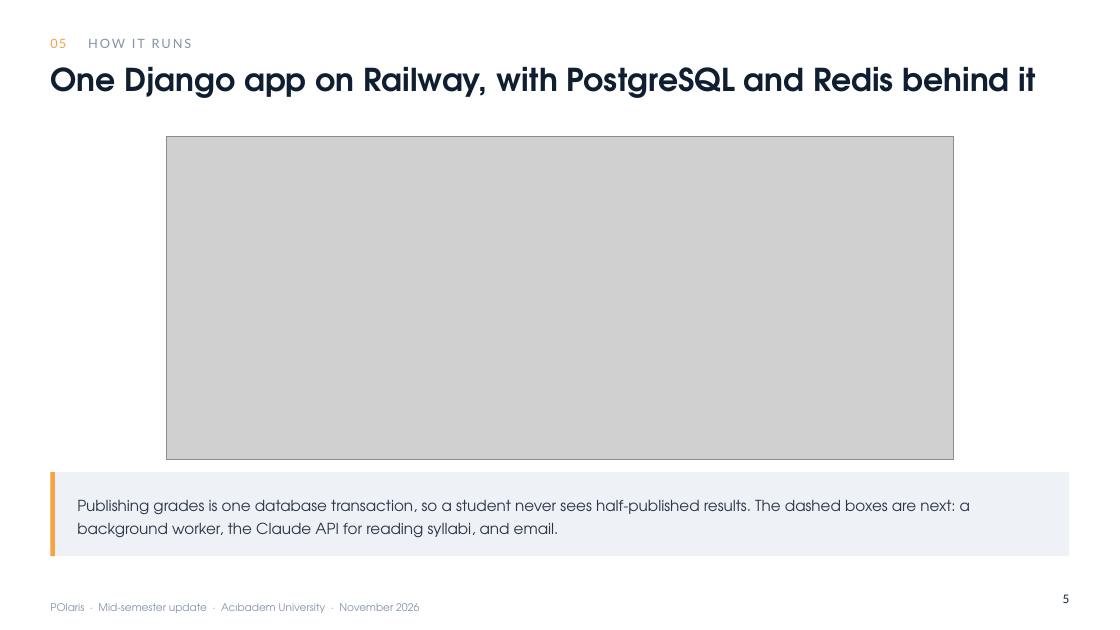
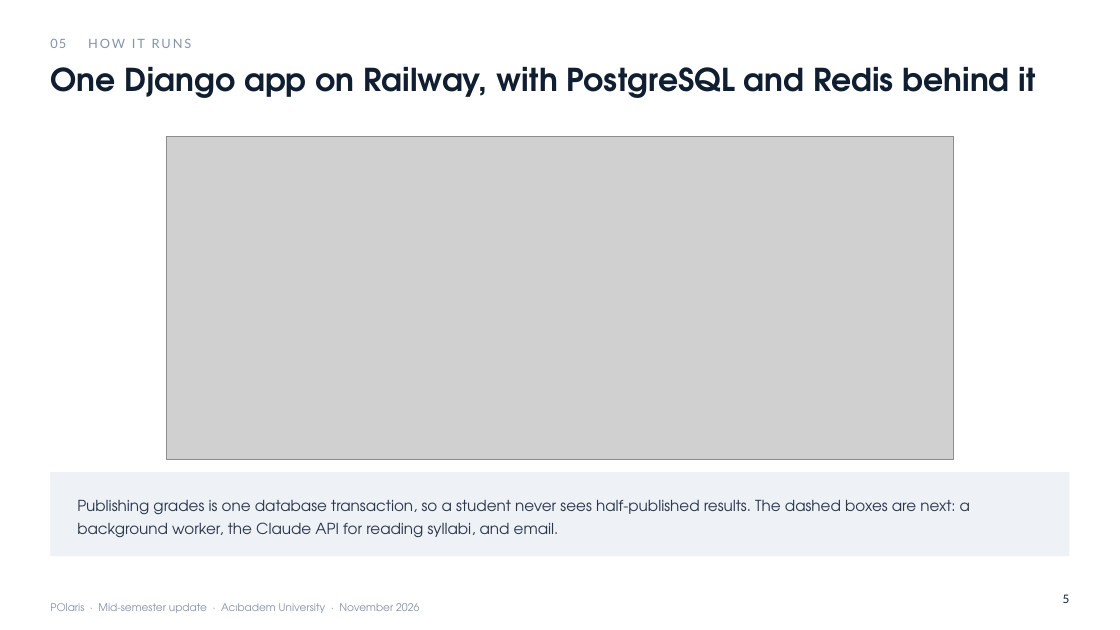
Before and after one commit to OnurHaniffa/polaris, a slide deck: slide 5 of docs/checkpoint/POlaris_checkpoint.pptx. Drawn at 1120x630 pixels with LibreOffice and Linux fonts; fonts in the diff are those of the drawing; grey boxes stand for pictures. Boxes give left, top, right and bottom in pixels: in the first picture for what was removed or moved away, otherwise in the second. Text is boxed around its words. In the diff, an @@ line names an element or a change of style, - is before the commit and + after.

```diff
--- a/docs/checkpoint/POlaris_checkpoint.pptx
+++ b/docs/checkpoint/POlaris_checkpoint.pptx
@@ text "05 HOW IT RUNS" at (50,39,192,48): text colour #F9A243 to #8593A8 in "05" @@
@@ rectangle removed at (50,472,55,556) @@
```
Also in this commit, not shown: 5 other slides changed, 12 other files.
